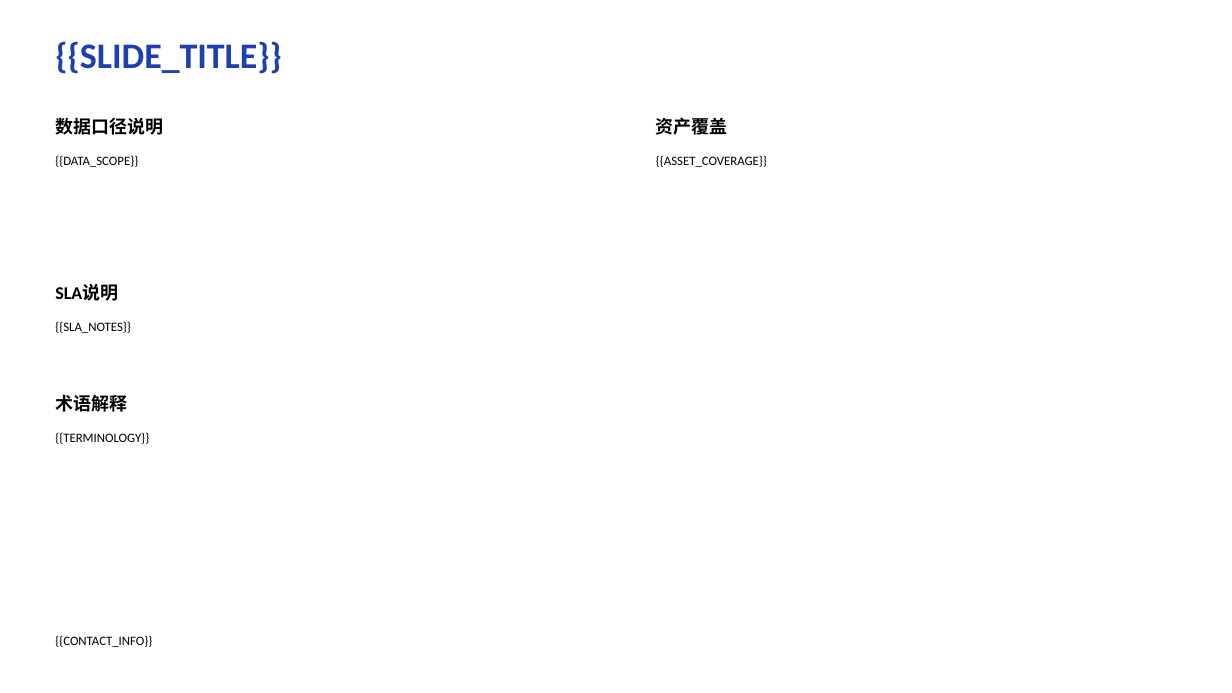
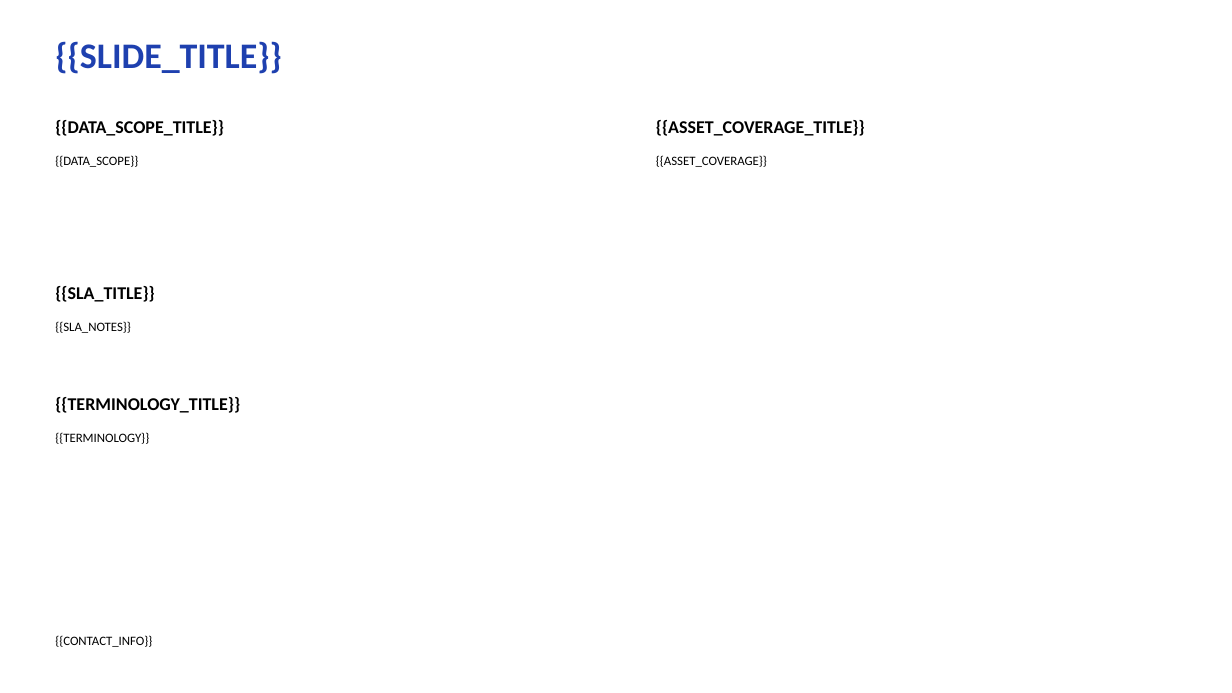
Before and after one commit to Xupai2022/report-generation, a slide deck: slide 8 of mss_ai_ppt_sample_assets/backend/data/templates/mss_executive_v2.pptx. Drawn at 1232x693 pixels with LibreOffice and Linux fonts; fonts in the diff are those of the drawing. Boxes give left, top, right and bottom in pixels: in the first picture for what was removed or moved away, otherwise in the second. Text is boxed around its words. In the diff, an @@ line names an element or a change of style, - is before the commit and + after.

```diff
--- a/mss_ai_ppt_sample_assets/backend/data/templates/mss_executive_v2.pptx
+++ b/mss_ai_ppt_sample_assets/backend/data/templates/mss_executive_v2.pptx
@@ text at <box>55,120,224,136</box>: text changed @@
-数据口径说明
+{{DATA_SCOPE_TITLE}}
@@ text at <box>656,120,865,136</box>: text changed @@
-资产覆盖
+{{ASSET_COVERAGE_TITLE}}
@@ text at <box>55,286,155,302</box>: text changed @@
-SLA说明
+{{SLA_TITLE}}
@@ text at <box>55,397,240,413</box>: text changed @@
-术语解释
+{{TERMINOLOGY_TITLE}}
```
Also in this commit, not shown: 6 other slides changed, 1 slide added, 1 slide removed, 45 other files.
